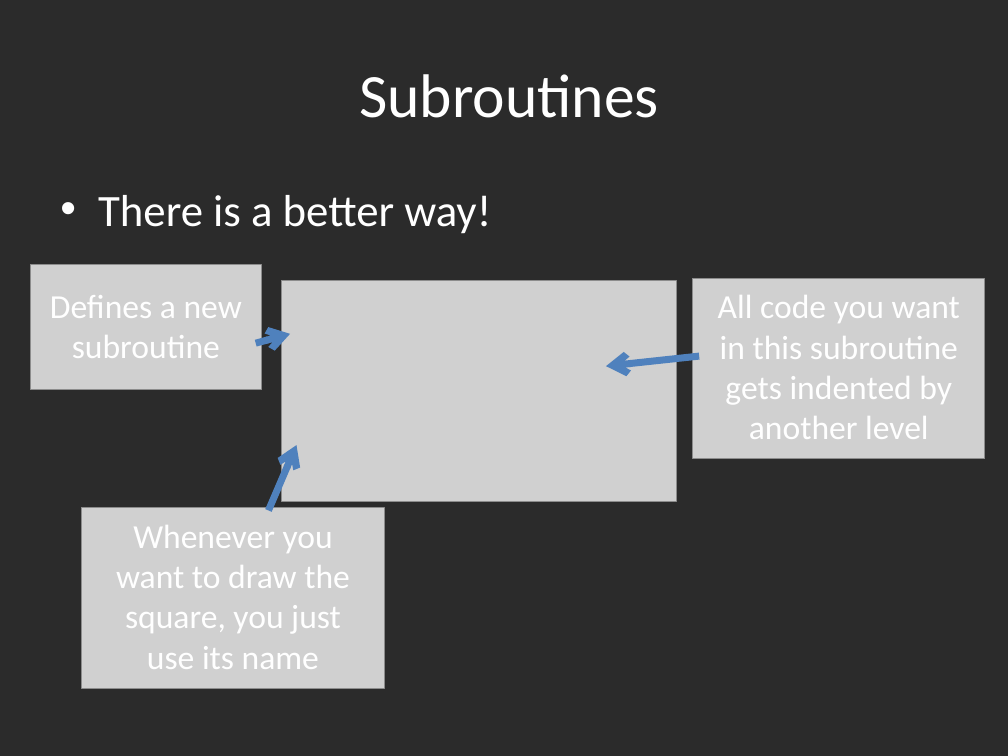
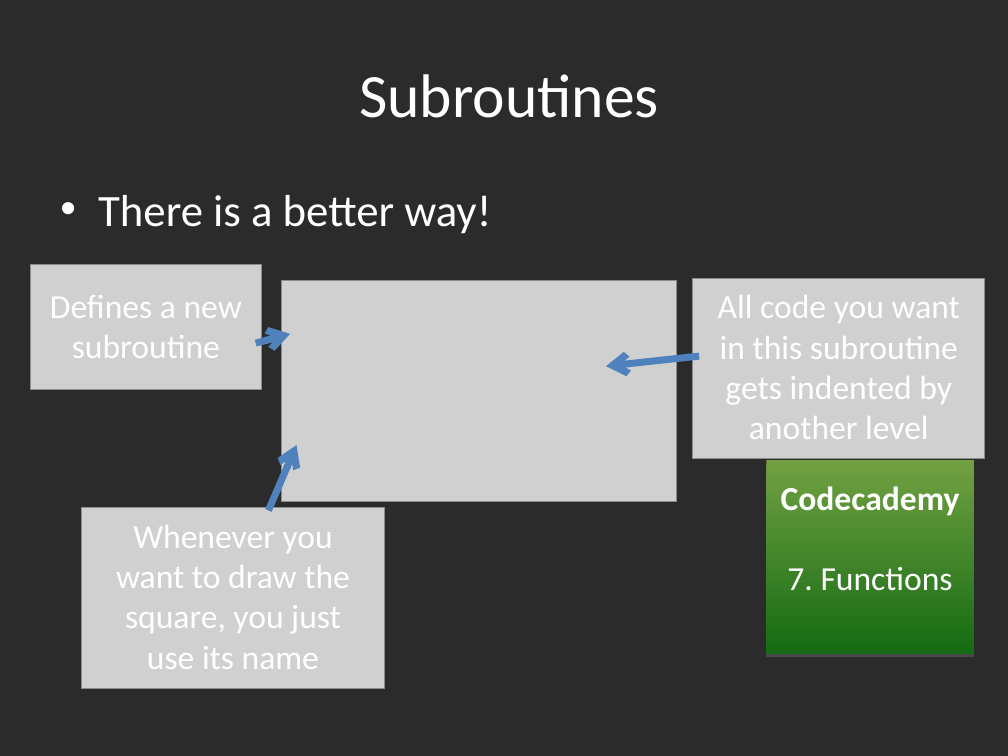
Before and after one commit to gbaman/RaspberryPi-Teaching-Materials, a slide deck: slide 33 of Powerpoints/Python 3.3.ppt (slide 30 before the commit). Drawn at 1008x756 pixels with LibreOffice and Linux fonts; fonts in the diff are those of the drawing; grey boxes stand for pictures; background and template pictures are left out; a plain dark background stands for a picture behind light text. Boxes give left, top, right and bottom in pixels: in the first picture for what was removed or moved away, otherwise in the second. Text is boxed around its words. In the diff, an @@ line names an element or a change of style, - is before the commit and + after.

Commit message:
Now includes codecademy links

```diff
--- a/Powerpoints/Python 3.3.ppt
+++ b/Powerpoints/Python 3.3.ppt
@@ rectangle added at (766,461,974,654), fill gradient #71A042 to #156B13, 24 pt, text #FFFFFF @@
+Codecademy
+7. Functions
```
Also in this commit, not shown: 16 other slides changed, 4 slides added, 1 slide removed.
